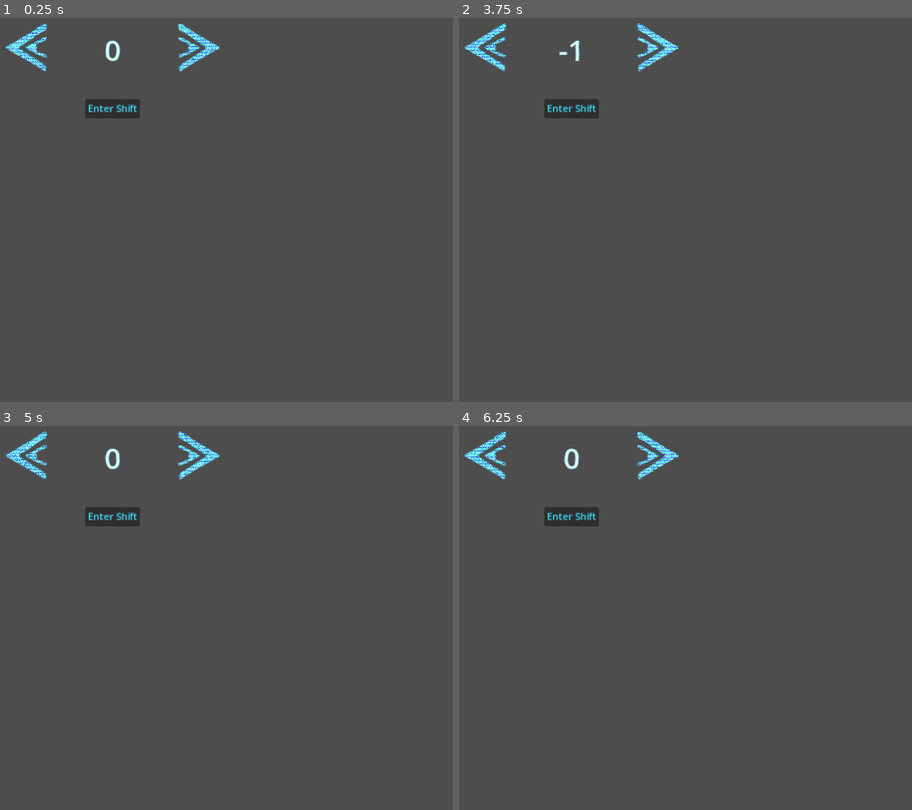
Above: before the commit, frames 1-4 (two rows, left to right).
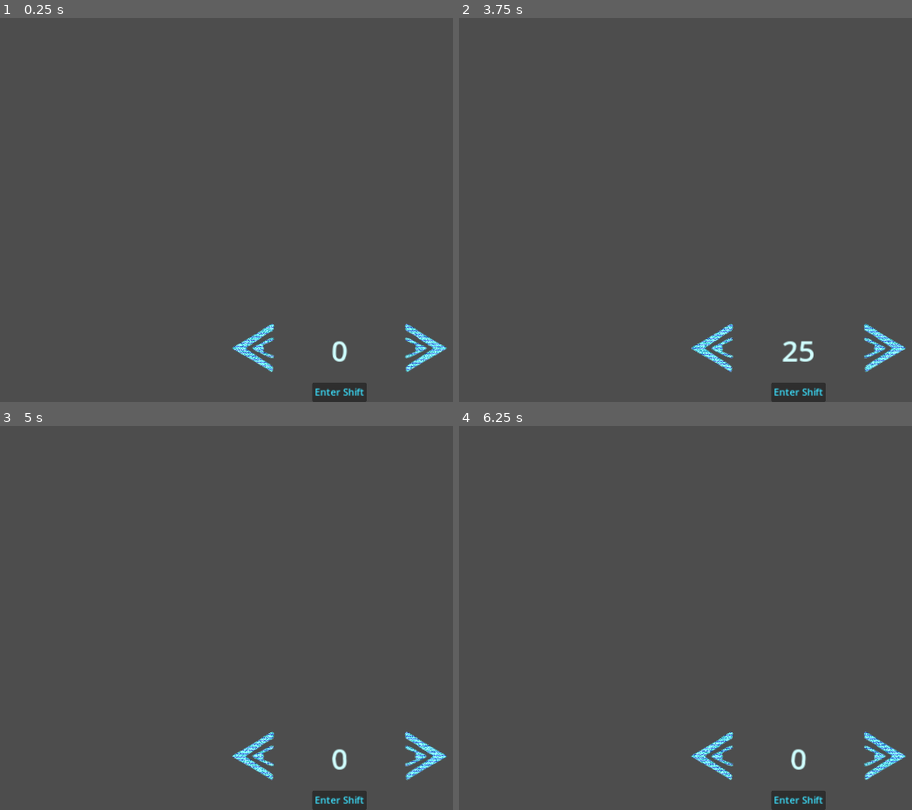
Above: after the commit, the same moments.

Repository: jesshet/COSC224-Cryptography-Game
Game: Godot game, scene res://scenes/caesar-shifter.tscn
Two runs of this game, one before a commit and one after it. Both use one fixed random seed, a clock stepped at 60 frames per second and the inputs below. This scene is started directly instead of the project's main scene.
Inputs (mouse positions are in pixels of both pictures, inside the frame that each line leads up to; where the layout moved, square brackets give the same spot in the first picture):
- Up to frame 1 (0.25 s): no input
- Up to frame 2 (3.75 s): click (712, 348) [486, 48] at 0.5 s; click (884, 348) [658, 48] at 1.25 s; click "Enter Shift" at 2 s; click "Enter Shift" at 2.75 s; click (712, 348) [486, 48] at 3.5 s
- Up to frame 3 (5 s): click (425, 756) [199, 456] at 4.25 s
- Up to frame 4 (6.25 s): click (712, 756) [486, 456] at 5 s; click (884, 756) [658, 456] at 5.75 s

The runs differ from the first frame. In frame 1, 3.2% of the frame differs, in the area x 1-99%, y 1-100%; in frame 2, 3.2%; in frame 3, 3.2%; in frame 4, 3.2%.

Commit message:
Adding Inter Scene Interaction Functionality

Diff:
--- a/Cryptography-Game/default_bus_layout.tres
+++ b/Cryptography-Game/default_bus_layout.tres
@@ -1,8 +1,4 @@
-[gd_resource type="AudioBusLayout" load_steps=2 format=3 uid="uid://d11mrub5r88uo"]
-
-[sub_resource type="AudioEffectReverb" id="AudioEffectReverb_iomn0"]
-resource_name = "Reverb"
-room_size = 0.3
+[gd_resource type="AudioBusLayout" format=3 uid="uid://d11mrub5r88uo"]
 
 [resource]
 bus/1/name = &"SFX"
@@ -11,5 +7,3 @@
 bus/1/bypass_fx = false
 bus/1/volume_db = 0.0
 bus/1/send = &"Master"
-bus/1/effect/0/effect = SubResource("AudioEffectReverb_iomn0")
-bus/1/effect/0/enabled = true
--- a/Cryptography-Game/scenes/caesar-shifter.tscn
+++ b/Cryptography-Game/scenes/caesar-shifter.tscn
@@ -1,6 +1,6 @@
 [gd_scene load_steps=9 format=3 uid="uid://dyb6n87cbrioh"]
 
-[ext_resource type="Script" path="res://scripts/h_box_container.gd" id="2_5vfg3"]
+[ext_resource type="Script" path="res://scripts/caesar-shift.gd" id="2_5vfg3"]
 [ext_resource type="Shader" path="res://assets/shaders/vapor.gdshader" id="3_l3bhd"]
 [ext_resource type="Texture2D" uid="uid://bs435ew2ufawy" path="res://assets/sprites/arrow.png" id="4_crxs7"]
 [ext_resource type="AudioStream" uid="uid://dupff68qtndrn" path="res://assets/sounds/caesar-click.mp3" id="5_6s655"]
@@ -54,35 +54,46 @@
 shader_parameter/noise_amount = 0.4
 shader_parameter/effect_factor = 0.4
 
-[node name="Control" type="Control"]
+[node name="Caesar" type="Control"]
 custom_minimum_size = Vector2(403, 172)
 layout_mode = 3
-anchor_right = 0.35
-anchor_bottom = 0.281
-offset_right = -0.200012
-offset_bottom = -0.0880127
+anchors_preset = 7
+anchor_left = 0.5
+anchor_top = 1.0
+anchor_right = 0.5
+anchor_bottom = 1.0
+offset_left = -201.5
+offset_top = -172.0
+offset_right = 201.5
+grow_horizontal = 2
+grow_vertical = 0
 size_flags_horizontal = 4
 size_flags_vertical = 4
 
-[node name="CanvasLayer" type="CanvasLayer" parent="."]
-
-[node name="HBoxContainer" type="HBoxContainer" parent="CanvasLayer"]
-anchors_preset = -1
-anchor_right = 0.351
-anchor_bottom = 0.207
-offset_right = -0.35202
-offset_bottom = -0.136017
+[node name="HBoxContainer" type="HBoxContainer" parent="."]
+layout_mode = 1
+anchors_preset = 8
+anchor_left = 0.5
+anchor_top = 0.5
+anchor_right = 0.5
+anchor_bottom = 0.5
+offset_left = -202.0
+offset_top = -66.5
+offset_right = 202.0
+offset_bottom = 66.5
+grow_horizontal = 2
+grow_vertical = 2
 alignment = 1
 script = ExtResource("2_5vfg3")
 
-[node name="left" type="TextureButton" parent="CanvasLayer/HBoxContainer"]
+[node name="left" type="TextureButton" parent="HBoxContainer"]
 material = SubResource("ShaderMaterial_h04c1")
 layout_mode = 2
 texture_normal = ExtResource("4_crxs7")
 flip_h = true
 script = SubResource("GDScript_rbauj")
 
-[node name="shift" type="RichTextLabel" parent="CanvasLayer/HBoxContainer"]
+[node name="shift" type="RichTextLabel" parent="HBoxContainer"]
 material = SubResource("ShaderMaterial_0e87u")
 custom_minimum_size = Vector2(150, 0)
 layout_mode = 2
@@ -93,32 +104,36 @@
 text = "[center]0"
 fit_content = true
 
-[node name="right" type="TextureButton" parent="CanvasLayer/HBoxContainer"]
+[node name="right" type="TextureButton" parent="HBoxContainer"]
 material = SubResource("ShaderMaterial_iwf0r")
 layout_mode = 2
 texture_normal = ExtResource("4_crxs7")
 script = SubResource("GDScript_rbauj")
 
-[node name="click" type="AudioStreamPlayer" parent="CanvasLayer/HBoxContainer"]
+[node name="click" type="AudioStreamPlayer" parent="HBoxContainer"]
 stream = ExtResource("5_6s655")
 volume_db = -10.0
 bus = &"SFX"
 
-[node name="Button" type="Button" parent="CanvasLayer"]
-anchors_preset = -1
-anchor_left = 0.136
-anchor_top = 0.228
-anchor_right = 0.214
-anchor_bottom = 0.276
-offset_left = 0.327988
-offset_top = 0.255997
-offset_right = 0.471985
-offset_bottom = 0.151978
+[node name="Button" type="Button" parent="."]
+layout_mode = 1
+anchors_preset = 7
+anchor_left = 0.5
+anchor_top = 1.0
+anchor_right = 0.5
+anchor_bottom = 1.0
+offset_left = -45.0
+offset_top = -31.0
+offset_right = 45.0
+grow_horizontal = 2
+grow_vertical = 0
 theme_override_colors/font_hover_color = Color(1, 1, 1, 1)
 theme_override_colors/font_color = Color(0.231373, 0.882353, 1, 1)
 text = "Enter Shift"
 
-[connection signal="pressed" from="CanvasLayer/HBoxContainer/left" to="CanvasLayer/HBoxContainer" method="_on_left_pressed"]
-[connection signal="pressed" from="CanvasLayer/HBoxContainer/left" to="CanvasLayer/HBoxContainer/left" method="_on_pressed"]
-[connection signal="pressed" from="CanvasLayer/HBoxContainer/right" to="CanvasLayer/HBoxContainer" method="_on_right_pressed"]
-[connection signal="pressed" from="CanvasLayer/HBoxContainer/right" to="CanvasLayer/HBoxContainer/right" method="_on_pressed"]
+[node name="CanvasLayer" type="CanvasLayer" parent="."]
+
+[connection signal="pressed" from="HBoxContainer/left" to="HBoxContainer" method="_on_left_pressed"]
+[connection signal="pressed" from="HBoxContainer/left" to="HBoxContainer/left" method="_on_pressed"]
+[connection signal="pressed" from="HBoxContainer/right" to="HBoxContainer" method="_on_right_pressed"]
+[connection signal="pressed" from="HBoxContainer/right" to="HBoxContainer/right" method="_on_pressed"]
--- a/Cryptography-Game/scenes/caesar_level.tscn
+++ b/Cryptography-Game/scenes/caesar_level.tscn
@@ -20,6 +20,26 @@
 shader_parameter/rotation = null
 shader_parameter/colorampMix = 0.5
 shader_parameter/isColoramp = false
+
+[sub_resource type="GDScript" id="GDScript_ot8ka"]
+script/source = "extends HBoxContainer
+
+
+
+# Called when the node enters the scene tree for the first time.
+func _ready() -> void:
+	pass
+	 # Replace with function body.
+
+
+# Called every frame. 'delta' is the elapsed time since the previous frame.
+func _process(delta: float) -> void:
+	pass
+
+
+
+
+"
 
 [node name="caesarLevel" type="Node2D"]
 
@@ -59,3 +79,4 @@
 
 [node name="Level" parent="Control/MenuStack/VBoxContainer" instance=ExtResource("2_b50pb")]
 layout_mode = 2
+script = SubResource("GDScript_ot8ka")
--- a/Cryptography-Game/scenes/casesar.tscn
+++ b/Cryptography-Game/scenes/casesar.tscn
@@ -1,7 +1,7 @@
 [gd_scene load_steps=11 format=3 uid="uid://dyb6n87cbrioh"]
 
 [ext_resource type="Shader" path="res://assets/shaders/wave.gdshader" id="1_3hubt"]
-[ext_resource type="Script" path="res://scripts/h_box_container.gd" id="1_xbgod"]
+[ext_resource type="Script" path="res://scripts/caesar-shift.gd" id="1_xbgod"]
 [ext_resource type="Texture2D" uid="uid://bs435ew2ufawy" path="res://assets/sprites/arrow.png" id="2_ht6ry"]
 [ext_resource type="Shader" path="res://assets/shaders/vapor.gdshader" id="3_rnrxh"]
 [ext_resource type="AudioStream" uid="uid://dupff68qtndrn" path="res://assets/sounds/caesar-click.mp3" id="5_mxg6w"]
--- a/Cryptography-Game/scenes/level.tscn
+++ b/Cryptography-Game/scenes/level.tscn
@@ -1,4 +1,7 @@
-[gd_scene format=3 uid="uid://b38ramit5egv6"]
+[gd_scene load_steps=3 format=3 uid="uid://b38ramit5egv6"]
+
+[ext_resource type="Script" path="res://scripts/level-stack.gd" id="1_8mhkd"]
+[ext_resource type="PackedScene" uid="uid://dyb6n87cbrioh" path="res://scenes/caesar-shifter.tscn" id="1_x1mkn"]
 
 [node name="Level" type="HBoxContainer"]
 z_index = 5
@@ -11,6 +14,7 @@
 [node name="LevelStack" type="VBoxContainer" parent="."]
 layout_mode = 2
 size_flags_horizontal = 3
+script = ExtResource("1_8mhkd")
 
 [node name="Message" type="RichTextLabel" parent="LevelStack"]
 layout_mode = 2
@@ -28,6 +32,11 @@
 fit_content = true
 scroll_active = false
 
+[node name="Caesar" parent="LevelStack" instance=ExtResource("1_x1mkn")]
+layout_mode = 2
+
 [node name="SideBar" type="VBoxContainer" parent="."]
 custom_minimum_size = Vector2(20, 0)
 layout_mode = 2
+
+[editable path="LevelStack/Caesar"]
--- /dev/null
+++ b/Cryptography-Game/scripts/caesar-level.gd
@@ -0,0 +1,11 @@
+extends Control
+
+
+# Called when the node enters the scene tree for the first time.
+func _ready() -> void:
+	pass # Replace with function body.
+
+
+# Called every frame. 'delta' is the elapsed time since the previous frame.
+func _process(delta: float) -> void:
+	pass
--- a/Cryptography-Game/scripts/h_box_container.gd
+++ b/Cryptography-Game/scripts/caesar-shift.gd
@@ -1,9 +1,12 @@
 extends HBoxContainer
+
+signal left_pressed;
+signal right_pressed;
 
 var shift = 0;
 # Called when the node enters the scene tree for the first time.
 func _ready() -> void:
-	pass # Replace with function body.
+	pass
 
 
 # Called every frame. 'delta' is the elapsed time since the previous frame.
@@ -12,11 +15,13 @@
 
 
 func _on_left_pressed() -> void:
+	left_pressed.emit();
 	$click.play();
 	shift -= 1;
-	$shift.text = "[center]" + str(shift % 26);
+	$shift.text = "[center]" + str((26 + shift) % 26);
 
 func _on_right_pressed() -> void:
+	right_pressed.emit();
 	$click.play();
 	shift += 1;
-	$shift.text = "[center]" + str(shift % 26);
+	$shift.text = "[center]" + str((26 + shift) % 26);
--- /dev/null
+++ b/Cryptography-Game/scripts/level-stack.gd
@@ -0,0 +1,23 @@
+extends VBoxContainer
+
+
+# Called when the node enters the scene tree for the first time.
+func _ready() -> void:
+	pass
+
+# Called every frame. 'delta' is the elapsed time since the previous frame.
+func _process(delta: float) -> void:
+	pass
+
+func connect_caesar() -> void:
+	var Caesar = get_node("Caesar/HBoxContainer");
+	Caesar.left_pressed.connect(_on_h_box_container_left_pressed);
+
+
+
+func _on_h_box_container_left_pressed() -> void:
+	print("Left");
+
+
+func _on_h_box_container_right_pressed() -> void:
+	pass # Replace with function body.
Not shown: 1 places in Cryptography-Game/scenes/caesar_level.tscn that only renumber resources
